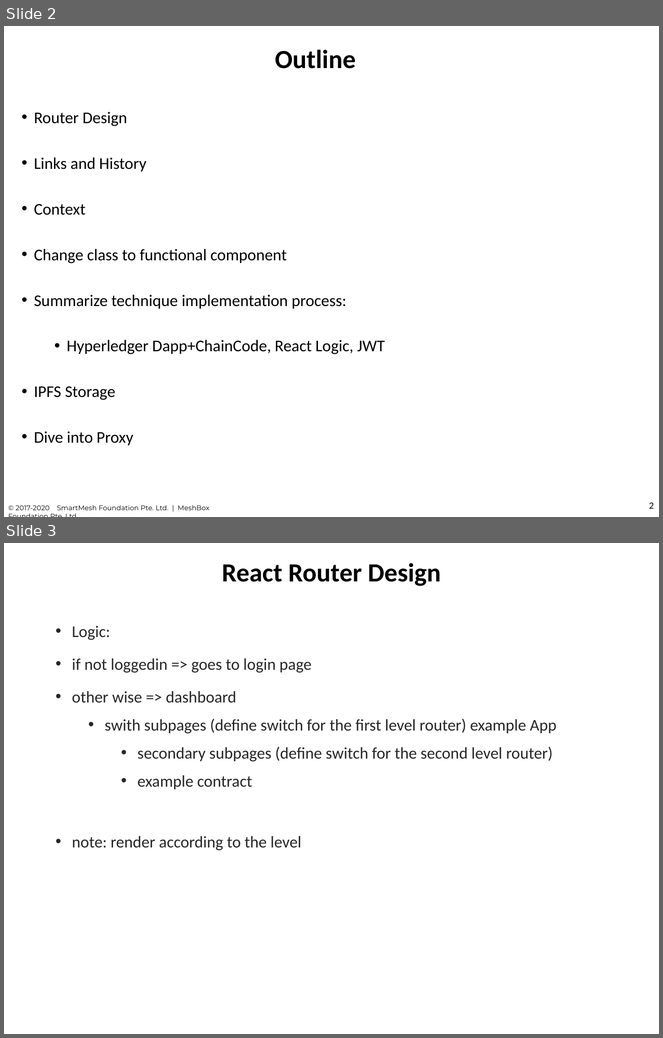
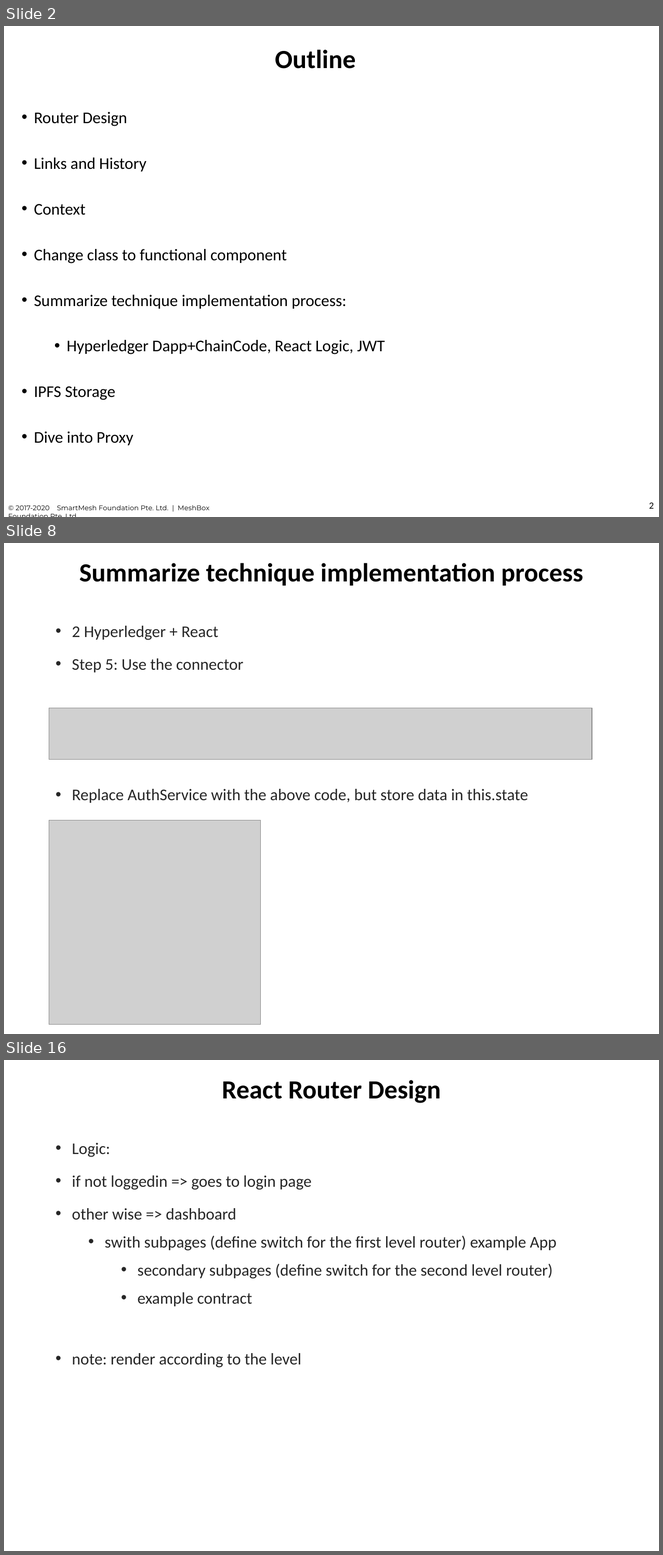
Before and after one commit to chuacw/SGUS-Slides, a slide deck: BCI - Day13 - Reactjs 2 Web3.pptx. Shown one above the other, each under a label of ours: slides 2 and 3 before the commit, slides 2, 8 and 16 after it; the slides between them are not shown. The pictures are 663x1038 and 663x1555 pixels, drawn with LibreOffice and Linux fonts; fonts in the diff are those of the drawing; grey boxes stand for pictures. Boxes give left, top, right and bottom in pixels: in the first picture for what was removed or moved away, otherwise in the second. Text is boxed around its words. In the diff, an @@ line names an element or a change of style, - is before the commit and + after.

```diff
--- a/BCI - Day13 - Reactjs 2 Web3.pptx
+++ b/BCI - Day13 - Reactjs 2 Web3.pptx
@@ slide 8 added at (4,543,659,1034), background #FFFFFF @@
@@ title added at (79,563,583,586), 28.8 pt, text #000000, bold @@
+Summarize technique implementation process
@@ text added at (72,626,528,803), 18 pt, text #262626 @@
+• 2 Hyperledger + React
+• Step 5: Use the connector
+• Replace AuthService with the above code, but store data in this.state
@@ picture added at (49,708,592,760) @@
@@ picture added at (49,821,261,1025) @@
@@ what was slide 3 is now slide 16 @@
```
Also in this commit, not shown: 1 slide changed, 16 other slides added, 2 slides removed.
